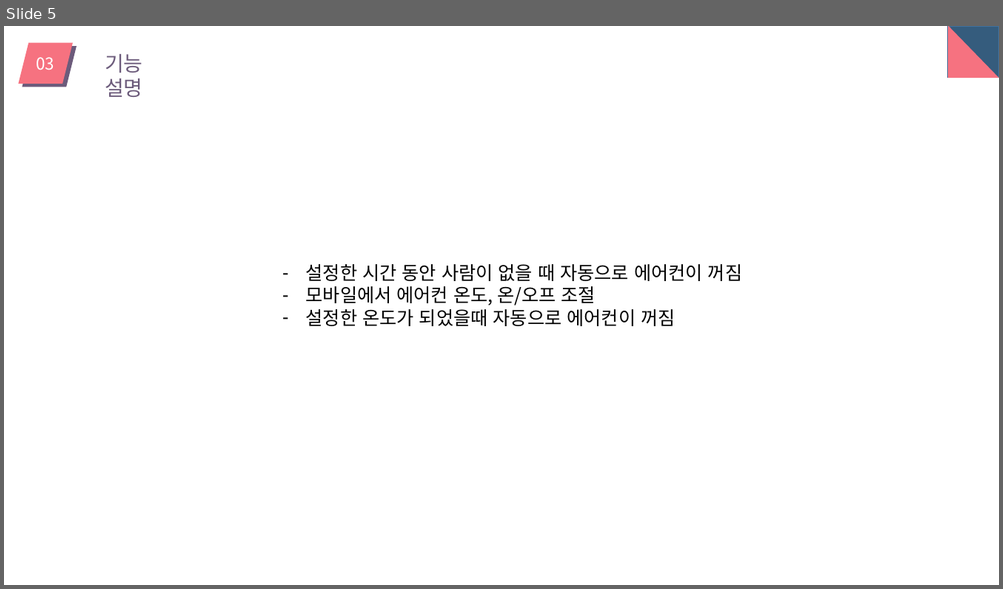
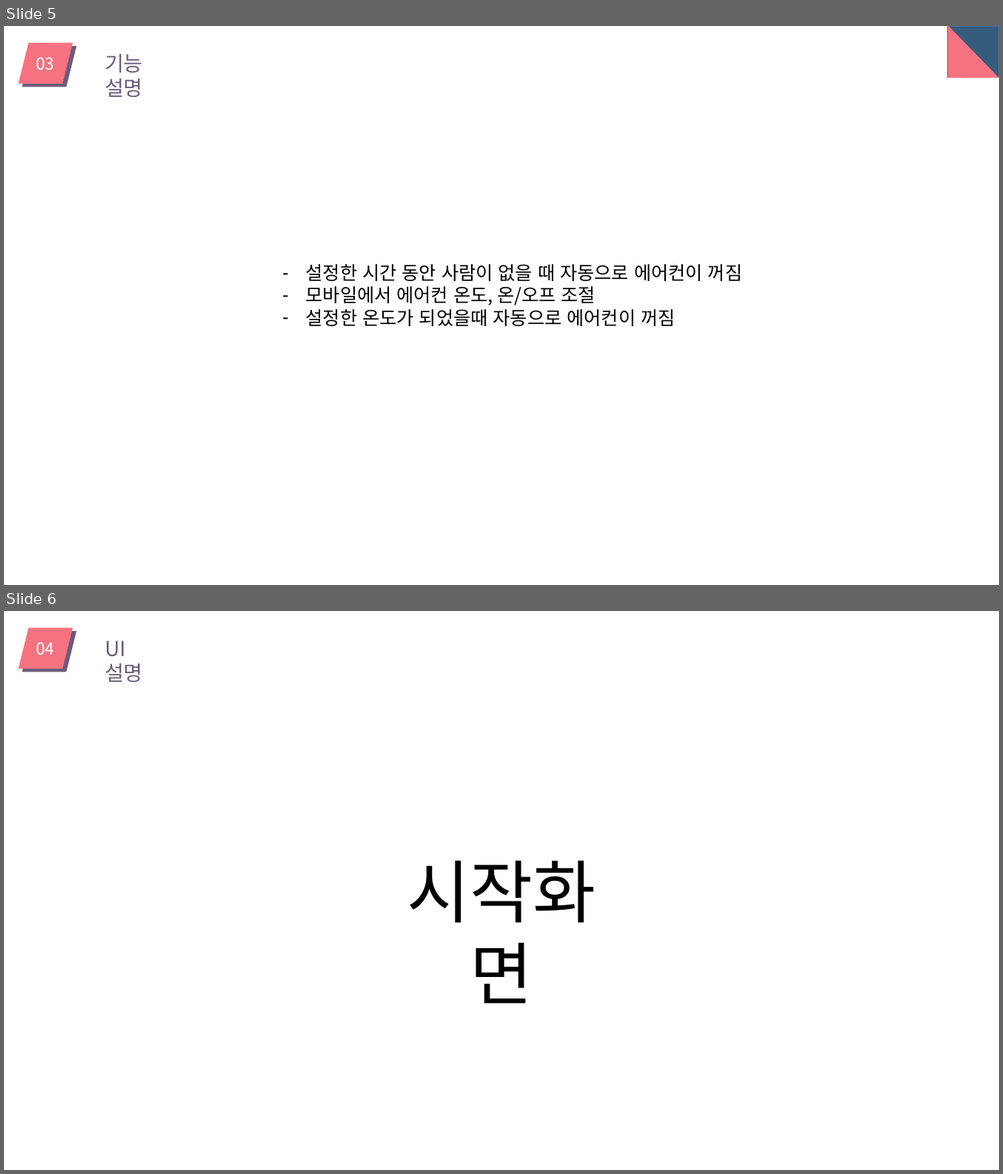
Before and after one commit to dgsw-2019-hackathon/J_B_H_AirConditioner, a slide deck: pptFile/ppt.pptx. Shown one above the other, each under a label of ours: slide 5 before the commit, slides 5 and 6 after it. The pictures are 1003x589 and 1003x1174 pixels, drawn with LibreOffice and Linux fonts; fonts in the diff are those of the drawing. Boxes give left, top, right and bottom in pixels: in the first picture for what was removed or moved away, otherwise in the second. Text is boxed around its words. In the diff, an @@ line names an element or a change of style, - is before the commit and + after.

```diff
--- a/pptFile/ppt.pptx
+++ b/pptFile/ppt.pptx
@@ slide 6 added at [4,611,999,1170], background #FFFFFF @@
@@ group added at [18,628,143,682]: 2 parallelograms, 2 texts @@
+UI 설명
+04
@@ text added at [407,860,596,1004], 66 pt, text #000000 @@
+시작화면
```
Also in this commit, not shown: 2 slides changed, 13 other slides added, 1 other file.
